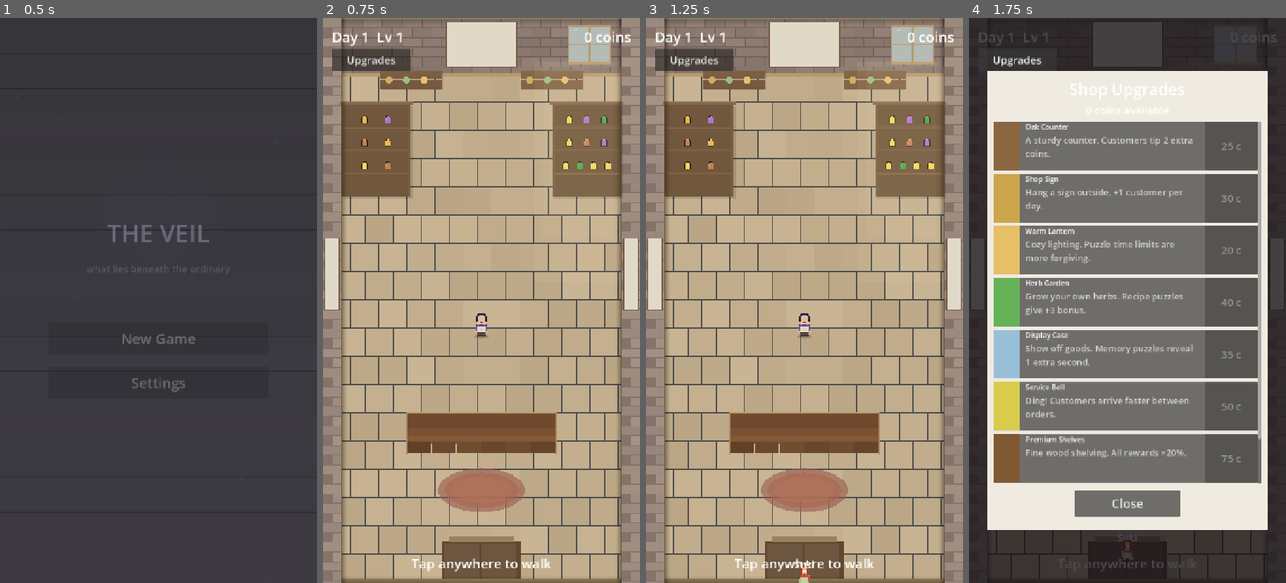
Above: before the commit, frames 1-4 (left to right).
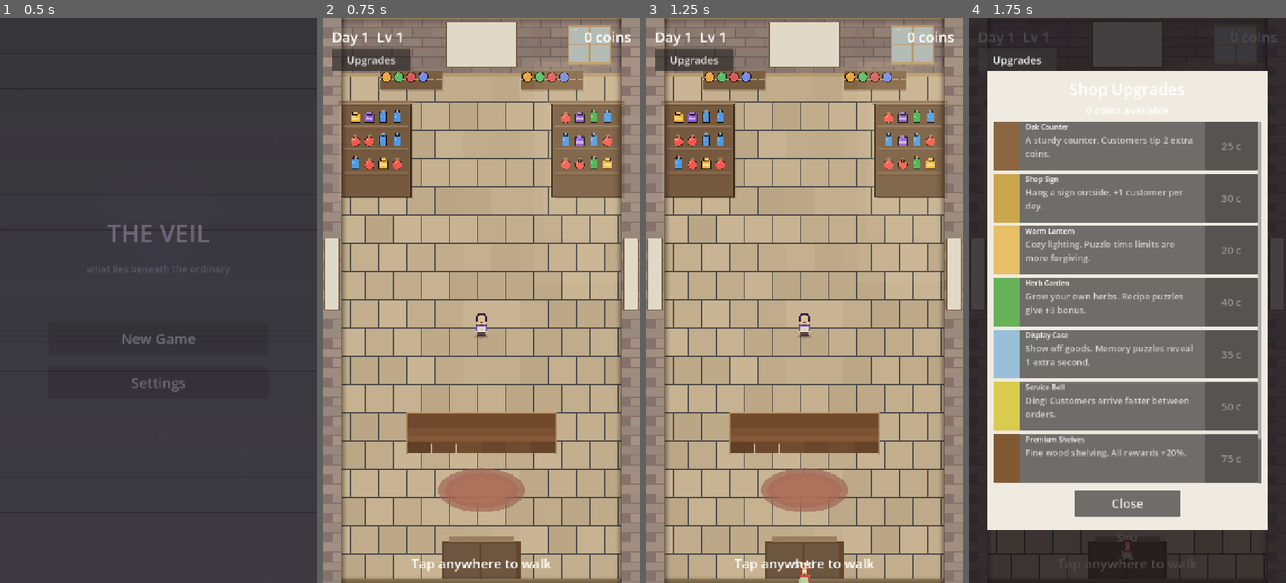
Above: after the commit, the same moments.

Repository: nkongecraig-max/theveil
Game: Godot game, scene res://scenes/main/main_menu.tscn
The game is run twice, just before and just after one commit, with the same random seed, the same clock (stepped at 60 frames per second) and the same inputs.
Inputs:
- Up to frame 1 (0.5 s): no input
- Up to frame 2 (0.75 s): click "New Game" at 0.5 s
- Up to frame 3 (1.25 s): no input
- Up to frame 4 (1.75 s): click "Upgrades" at 1.25 s

Frame 1 is identical in both runs. In frame 2, 2.4% of the frame differs, in the area x 4-96%, y 9-32%; in frame 3, 2.4%; in frame 4, less than 0.1%.

Commit message:
Beef up shelf graphics for better pattern recognition
Side shelves: outer glow, thicker boards, bold borders, 3 distinct item
shapes (wide jar, tall bottle, round flask) at ~2x size with labels/corks/
stoppers, brighter more saturated colors, shine highlights.

Back shelves: glow, borders, 4 items instead of 3 at larger size with
outlines and highlights.

Co-Authored-By: Claude Opus 4.6 <noreply@anthropic.com>

Diff:
--- a/scripts/visual/shop_visuals.gd
+++ b/scripts/visual/shop_visuals.gd
@@ -90,52 +90,114 @@
 		draw_rect(Rect2(678 - i * 2, 0, i * 2, 1280), Color(0, 0, 0, alpha * 0.5))  # right
 
 func _draw_shelf_unit(pos: Vector2, size: Vector2) -> void:
+	# Outer glow — signals interactivity
+	draw_rect(Rect2(pos.x - 6, pos.y - 8, size.x + 12, size.y + 14), Color(1.0, 0.9, 0.6, 0.08))
+	draw_rect(Rect2(pos.x - 3, pos.y - 5, size.x + 6, size.y + 8), Color(1.0, 0.9, 0.6, 0.06))
 	# Shadow
-	draw_rect(Rect2(pos.x + 4, pos.y + 4, size.x, size.y), Color(0, 0, 0, 0.12))
-	# Back panel
-	draw_rect(Rect2(pos, size), shelf_wood.darkened(0.15))
-	# Shelf boards
+	draw_rect(Rect2(pos.x + 5, pos.y + 5, size.x, size.y), Color(0, 0, 0, 0.18))
+	# Back panel — darker for contrast
+	draw_rect(Rect2(pos, size), shelf_wood.darkened(0.22))
+	# Inner panel lighter area for depth
+	draw_rect(Rect2(pos.x + 6, pos.y + 4, size.x - 12, size.y - 4), shelf_wood.darkened(0.12))
+	# Shelf boards — thicker, more prominent
 	var shelf_count = 3
 	for i in shelf_count:
 		var sy = pos.y + (i + 1) * (size.y / (shelf_count + 1))
-		DU.draw_wood_planks(self, Rect2(pos.x, sy - 3, size.x, 7), shelf_wood, 3, true)
-	# Side trim
-	draw_rect(Rect2(pos.x, pos.y, 5, size.y), shelf_wood.darkened(0.08))
-	draw_rect(Rect2(pos.x + size.x - 5, pos.y, 5, size.y), shelf_wood.darkened(0.08))
-	# Top crown
-	draw_rect(Rect2(pos.x - 3, pos.y - 5, size.x + 6, 7), shelf_wood)
-	draw_rect(Rect2(pos.x - 3, pos.y - 5, size.x + 6, 2), Color(1, 1, 1, 0.1))
-	# Items on shelves (colored circles as goods)
+		DU.draw_wood_planks(self, Rect2(pos.x, sy - 5, size.x, 10), shelf_wood, 3, true)
+		# Board edge highlight
+		draw_rect(Rect2(pos.x + 2, sy - 5, size.x - 4, 2), Color(1, 1, 1, 0.12))
+		# Board bottom shadow
+		draw_rect(Rect2(pos.x + 2, sy + 3, size.x - 4, 2), Color(0, 0, 0, 0.1))
+	# Side trim — thicker, beveled look
+	draw_rect(Rect2(pos.x, pos.y, 7, size.y), shelf_wood.darkened(0.1))
+	draw_rect(Rect2(pos.x, pos.y, 2, size.y), Color(1, 1, 1, 0.08))
+	draw_rect(Rect2(pos.x + size.x - 7, pos.y, 7, size.y), shelf_wood.darkened(0.1))
+	draw_rect(Rect2(pos.x + size.x - 2, pos.y, 2, size.y), Color(0, 0, 0, 0.08))
+	# Top crown — more ornate
+	draw_rect(Rect2(pos.x - 5, pos.y - 8, size.x + 10, 10), shelf_wood.lightened(0.05))
+	draw_rect(Rect2(pos.x - 5, pos.y - 8, size.x + 10, 2), Color(1, 1, 1, 0.15))
+	draw_rect(Rect2(pos.x - 3, pos.y - 3, size.x + 6, 2), trim_color.darkened(0.1))
+	# Bold outer border
+	draw_rect(Rect2(pos.x - 1, pos.y - 1, size.x + 2, 1), Color(0.15, 0.1, 0.05))
+	draw_rect(Rect2(pos.x - 1, pos.y + size.y, size.x + 2, 1), Color(0.15, 0.1, 0.05))
+	draw_rect(Rect2(pos.x - 1, pos.y, 1, size.y), Color(0.15, 0.1, 0.05))
+	draw_rect(Rect2(pos.x + size.x, pos.y, 1, size.y), Color(0.15, 0.1, 0.05))
+	# Items on shelves — BIGGER, bolder, distinct shapes
 	var rng = RandomNumberGenerator.new()
 	rng.seed = int(pos.x * 7 + pos.y)
-	var item_colors = [Color(0.9, 0.72, 0.3), Color(0.3, 0.65, 0.28), Color(0.95, 0.85, 0.35), Color(0.7, 0.45, 0.8), Color(0.78, 0.5, 0.3)]
+	var item_colors = [
+		Color(0.95, 0.7, 0.2),   # Gold jar
+		Color(0.25, 0.7, 0.3),   # Green bottle
+		Color(0.95, 0.35, 0.3),  # Red potion
+		Color(0.55, 0.35, 0.85), # Purple vial
+		Color(0.3, 0.6, 0.9),    # Blue flask
+	]
+	var item_shapes = [0, 1, 2, 0, 1]  # 0=jar, 1=bottle, 2=round flask
 	for i in shelf_count:
-		var sy = pos.y + (i + 1) * (size.y / (shelf_count + 1)) - 14
-		var item_count = rng.randi_range(2, 4)
+		var sy = pos.y + (i + 1) * (size.y / (shelf_count + 1)) - 18
+		var item_count = rng.randi_range(3, 4)
 		var spacing = size.x / (item_count + 1)
 		for j in item_count:
 			var ix = pos.x + (j + 1) * spacing
-			var c = item_colors[rng.randi() % item_colors.size()]
-			# Small jar/bottle shape with outline
-			draw_rect(Rect2(ix - 7, sy - 9, 14, 14), Color(0.2, 0.15, 0.1))
-			draw_rect(Rect2(ix - 6, sy - 8, 12, 12), c)
-			draw_rect(Rect2(ix - 4, sy - 13, 8, 6), Color(0.2, 0.15, 0.1))
-			draw_rect(Rect2(ix - 3, sy - 12, 6, 5), c.lightened(0.15))
-			# Shine
-			draw_rect(Rect2(ix - 4, sy - 6, 2, 4), Color(1, 1, 1, 0.2))
+			var ci = rng.randi() % item_colors.size()
+			var c = item_colors[ci]
+			var shape = item_shapes[ci]
+			if shape == 0:
+				# Wide jar — 20x18 body
+				draw_rect(Rect2(ix - 11, sy - 12, 22, 20), Color(0.12, 0.08, 0.05))
+				draw_rect(Rect2(ix - 10, sy - 11, 20, 18), c)
+				draw_rect(Rect2(ix - 6, sy - 17, 12, 7), Color(0.12, 0.08, 0.05))
+				draw_rect(Rect2(ix - 5, sy - 16, 10, 5), c.lightened(0.2))
+				# Label band
+				draw_rect(Rect2(ix - 8, sy - 4, 16, 5), Color(1, 1, 0.9, 0.5))
+			elif shape == 1:
+				# Tall bottle — 14x22 body
+				draw_rect(Rect2(ix - 8, sy - 16, 16, 24), Color(0.12, 0.08, 0.05))
+				draw_rect(Rect2(ix - 7, sy - 15, 14, 22), c)
+				draw_rect(Rect2(ix - 4, sy - 22, 8, 8), Color(0.12, 0.08, 0.05))
+				draw_rect(Rect2(ix - 3, sy - 21, 6, 6), c.lightened(0.15))
+				# Cork
+				draw_rect(Rect2(ix - 3, sy - 23, 6, 3), Color(0.7, 0.55, 0.35))
+			else:
+				# Round flask — circle body
+				draw_circle(Vector2(ix, sy - 2), 11, Color(0.12, 0.08, 0.05))
+				draw_circle(Vector2(ix, sy - 2), 10, c)
+				draw_rect(Rect2(ix - 3, sy - 16, 6, 10), Color(0.12, 0.08, 0.05))
+				draw_rect(Rect2(ix - 2, sy - 15, 4, 9), c.lightened(0.1))
+				# Stopper
+				draw_rect(Rect2(ix - 4, sy - 18, 8, 4), Color(0.6, 0.5, 0.35))
+			# Shine highlight on all items
+			draw_rect(Rect2(ix - 6, sy - 10, 3, 6), Color(1, 1, 1, 0.25))
+			draw_rect(Rect2(ix - 5, sy - 8, 2, 3), Color(1, 1, 1, 0.15))
 
 func _draw_back_shelf(pos: Vector2, size: Vector2) -> void:
-	draw_rect(Rect2(pos.x + 2, pos.y + 2, size.x, size.y), Color(0, 0, 0, 0.1))
+	# Glow behind for interactivity
+	draw_rect(Rect2(pos.x - 4, pos.y - 4, size.x + 8, size.y + 8), Color(1.0, 0.9, 0.6, 0.07))
+	# Shadow
+	draw_rect(Rect2(pos.x + 3, pos.y + 3, size.x, size.y), Color(0, 0, 0, 0.15))
+	# Shelf board
 	DU.draw_wood_planks(self, Rect2(pos, size), shelf_wood.darkened(0.05), 2, true)
-	draw_rect(Rect2(pos.x, pos.y, size.x, 2), Color(1, 1, 1, 0.1))
-	# Small items
+	# Top highlight
+	draw_rect(Rect2(pos.x, pos.y, size.x, 2), Color(1, 1, 1, 0.14))
+	# Bottom shadow
+	draw_rect(Rect2(pos.x, pos.y + size.y - 2, size.x, 2), Color(0, 0, 0, 0.1))
+	# Border
+	draw_rect(Rect2(pos.x - 1, pos.y - 1, size.x + 2, 1), Color(0.15, 0.1, 0.05))
+	draw_rect(Rect2(pos.x - 1, pos.y + size.y, size.x + 2, 1), Color(0.15, 0.1, 0.05))
+	# Bigger items with distinct shapes
 	var rng = RandomNumberGenerator.new()
 	rng.seed = int(pos.x)
-	var colors = [Color(0.82, 0.68, 0.38), Color(0.6, 0.75, 0.5), Color(0.92, 0.75, 0.4)]
-	for i in 3:
-		var ix = pos.x + 20 + i * 40
+	var colors = [Color(0.92, 0.65, 0.25), Color(0.35, 0.75, 0.4), Color(0.85, 0.35, 0.35), Color(0.45, 0.55, 0.9)]
+	var spacing = size.x / 5
+	for i in 4:
+		var ix = pos.x + spacing * (i + 0.5)
 		var c = colors[i % colors.size()]
-		draw_circle(Vector2(ix, pos.y + size.y * 0.5), 8, c)
+		var cy = pos.y + size.y * 0.35
+		# Item outline + fill — bigger (radius 10)
+		draw_circle(Vector2(ix, cy), 12, Color(0.12, 0.08, 0.05))
+		draw_circle(Vector2(ix, cy), 10, c)
+		# Shine
+		draw_rect(Rect2(ix - 4, cy - 6, 3, 4), Color(1, 1, 1, 0.25))
 
 func _draw_frame(pos: Vector2, size: Vector2) -> void:
 	# Outer frame
